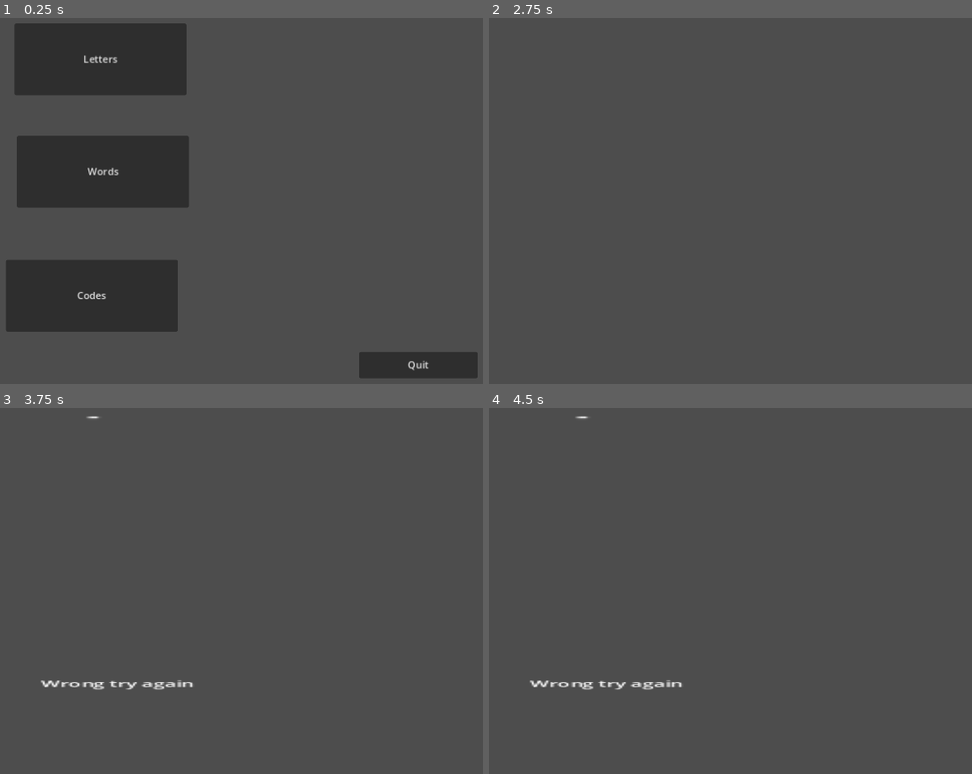
Above: before the commit, frames 1-4 (two rows, left to right).
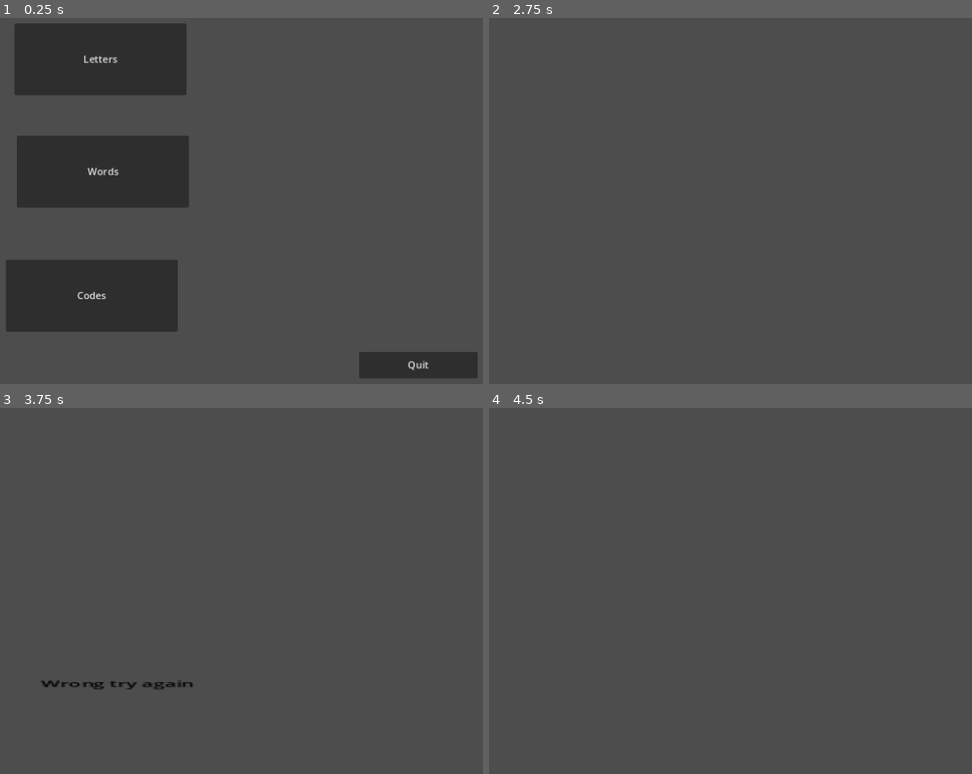
Above: after the commit, the same moments.

Repository: BearBait16/Lightnin_tapanin_game
Game: Godot game, scene res://main.tscn
The game is run twice, just before and just after one commit, with the same random seed, the same clock (stepped at 60 frames per second) and the same inputs.
Inputs:
- Up to frame 1 (0.25 s): no input
- Up to frame 2 (2.75 s): click "Letters" at 0.5 s; tap Enter (ui_accept) at 1.25, 1.52, 2, 2.27 s; hold Space (space_down) from 2.03 s (still down)
- Up to frame 3 (3.75 s): tap Enter (ui_accept) at 2.75, 3.5 s; release Space (space_down) at 2.78 s
- Up to frame 4 (4.5 s): tap Enter (ui_accept) at 3.77, 4.25 s; hold Space (space_down) from 4.28 s (still down)

Frames 1-2 are identical in both runs. In frame 3, 0.4% of the frame differs, in the area x 8-41%, y 2-78%; in frame 4, 0.4%.

Commit message:
Changed text color

Diff:
--- a/letters_game.gd
+++ b/letters_game.gd
@@ -32,6 +32,7 @@
 	if Input.is_action_just_pressed('space_down'):
 		start_time = Time.get_ticks_msec()
 		pressing = true
+		$Output.text = ""
 
 	elif Input.is_action_just_released('space_down'):
 		end_time = Time.get_ticks_msec()
@@ -53,6 +54,8 @@
 			$Output.text = "Nice! Onto the next one"
 			alph_index += 1
 			pressing = true
+			$Input.text = ""
 		else:
 			$Output.text = "Wrong try again"
 			pressing = true
+			$Input.text= ""
--- a/letters_game.tscn
+++ b/letters_game.tscn
@@ -6,6 +6,8 @@
 script = ExtResource("1_xbvt8")
 
 [node name="Input" type="Label" parent="."]
+modulate = Color(0, 0, 0, 1)
+self_modulate = Color(0, 0, 0, 1)
 offset_left = 503.0
 offset_top = 41.0
 offset_right = 543.0
@@ -15,6 +17,8 @@
 size_flags_vertical = 6
 
 [node name="Output" type="Label" parent="."]
+modulate = Color(0, 0, 0, 1)
+self_modulate = Color(0, 0, 0, 1)
 offset_left = 428.0
 offset_top = 485.0
 offset_right = 468.0
Not shown: 1 places in main.tscn that only renumber resources
Not shown, added: 7_morse.kra~
